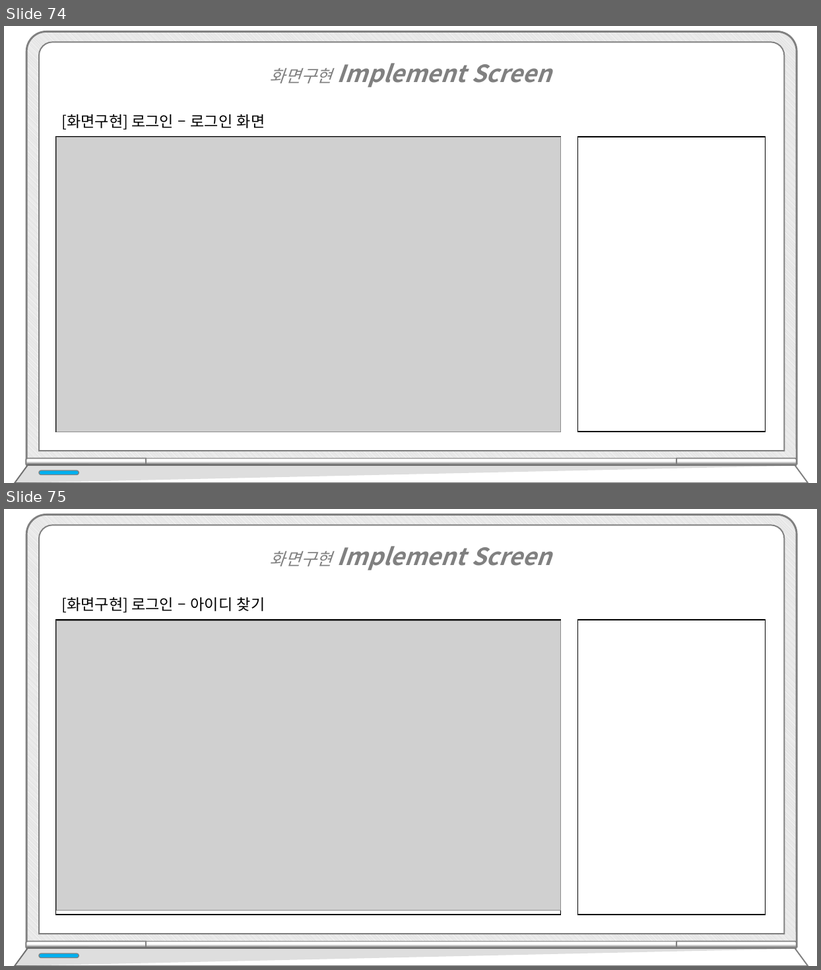
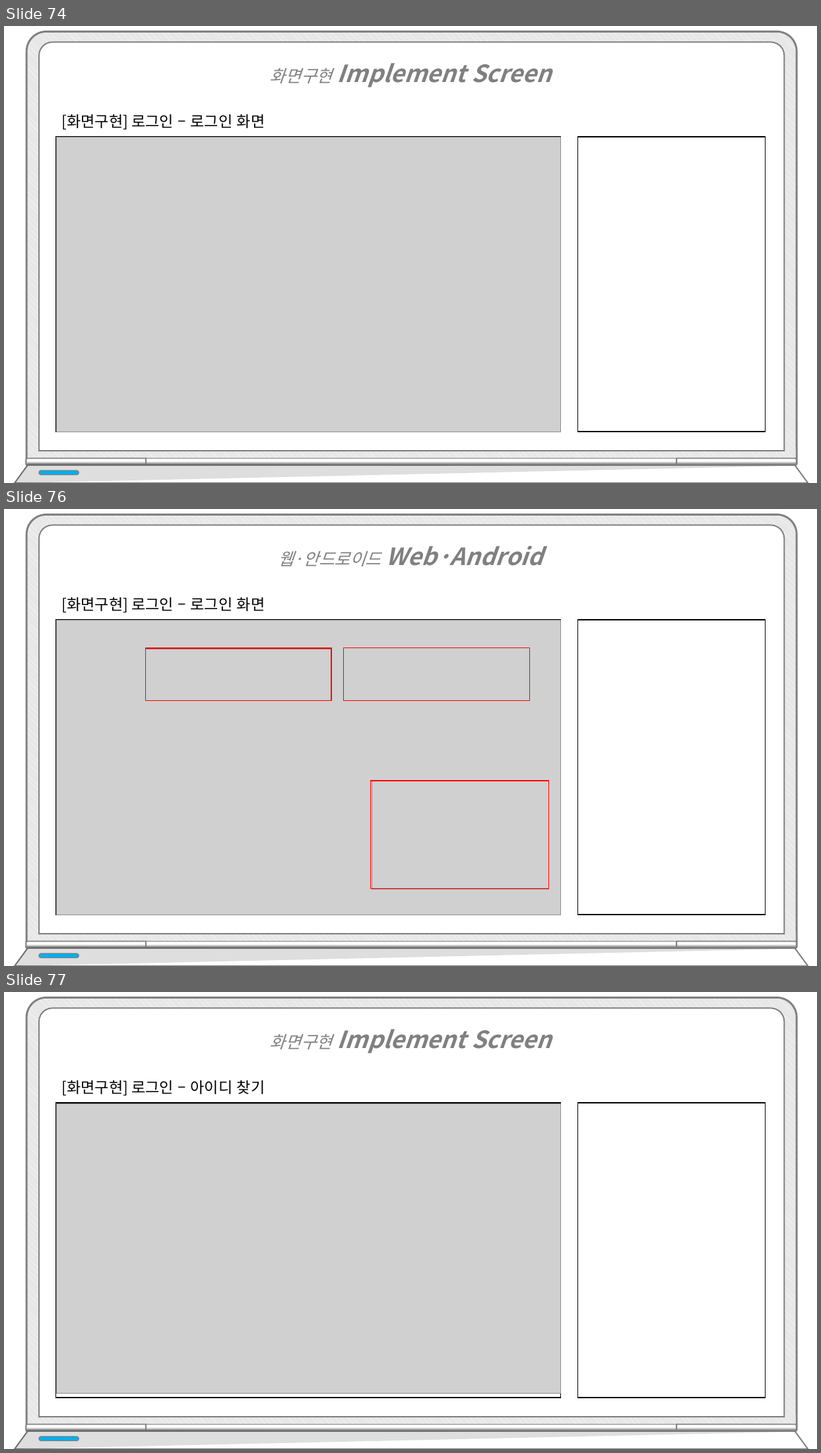
Before and after one commit to hhsw07/ezen-academy-projects, a slide deck: WebContent/발표/3차/프로젝트5_3차.pptx. Shown one above the other, each under a label of ours: slides 74 and 75 before the commit, slides 74, 76 and 77 after it; the slides between them are not shown. The pictures are 821x970 and 821x1453 pixels, drawn with LibreOffice and Linux fonts; fonts in the diff are those of the drawing; grey boxes stand for pictures. Boxes give left, top, right and bottom in pixels: in the first picture for what was removed or moved away, otherwise in the second. Text is boxed around its words. In the diff, an @@ line names an element or a change of style, - is before the commit and + after.

```diff
--- a/WebContent/발표/3차/프로젝트5_3차.pptx
+++ b/WebContent/발표/3차/프로젝트5_3차.pptx
@@ slide 76 added at [4, 509, 817, 966], background #FFFFFF @@
@@ text added at [278, 546, 543, 566], 28 pt, text #808080, bold, italic @@
+웹·안드로이드 Web·Android
@@ text added at [62, 597, 265, 613], 18 pt, text #000000 @@
+[화면구현] 로그인 – 로그인 화면
@@ rectangle added at [56, 620, 561, 916], fill #FFFFFF, outline #000000 1 pt @@
@@ picture added at [56, 620, 561, 915] @@
@@ rectangle added at [578, 620, 766, 916], fill #FFFFFF, outline #000000 1 pt @@
@@ picture added at [145, 649, 331, 700] @@
@@ rectangle added at [145, 648, 331, 700], outline #FF0000 1 pt @@
@@ picture added at [344, 648, 530, 700] @@
@@ rectangle added at [344, 648, 530, 700], outline #FF0000 1 pt @@
@@ rectangle added at [370, 781, 548, 889], outline #FF0000 1 pt @@
@@ picture added at [372, 782, 549, 890] @@
@@ group added at [15, 514, 808, 966]: 5 round same rects, 2 freeform shapes, 1 rounded rectangle @@
@@ what was slide 75 is now slide 77 @@
```
Also in this commit, not shown: 1 other slide added.
